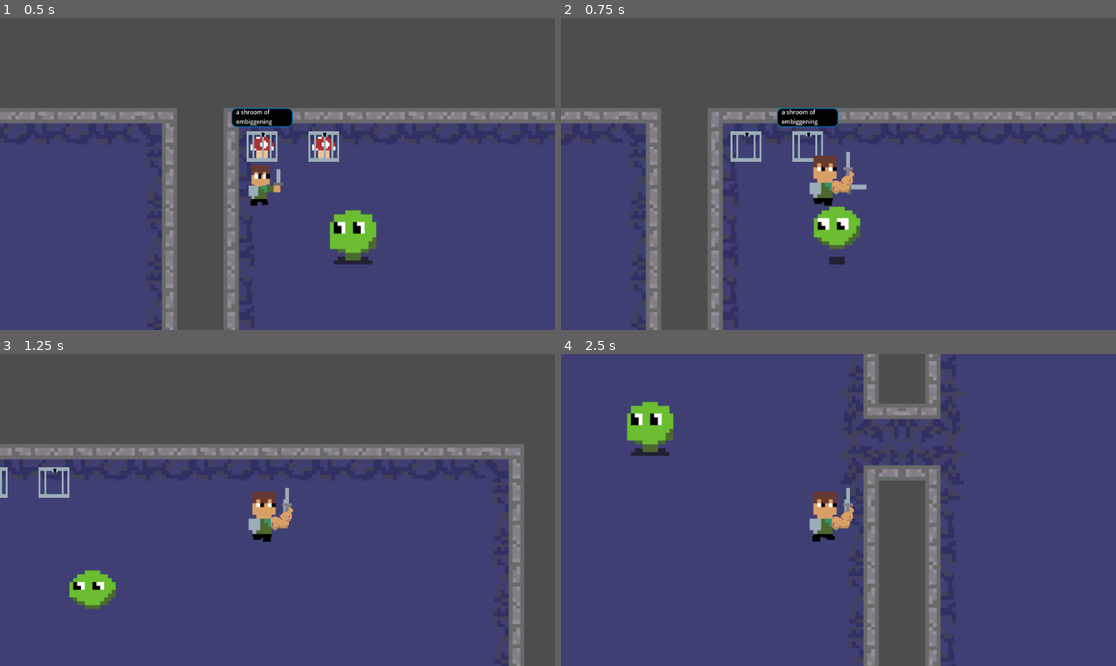
Above: before the commit, frames 1-4 (two rows, left to right).
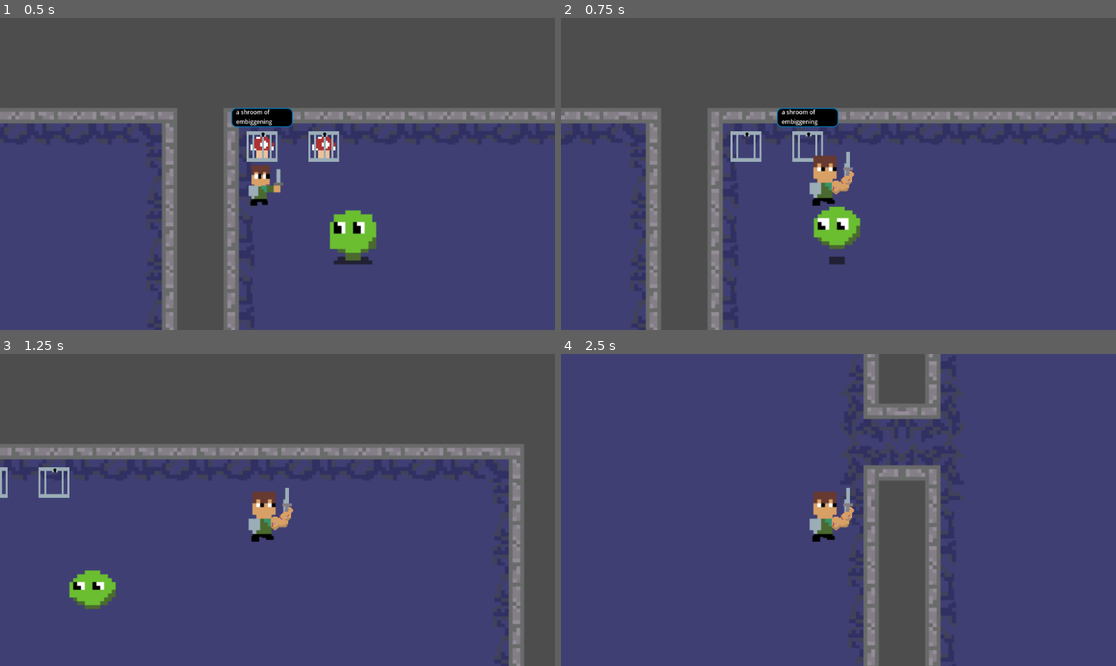
Above: after the commit, the same moments.

Repository: beml201/dungeon_game1
Game: Godot game, scene res://scenes/main.tscn
The game is run twice, just before and just after one commit, with the same random seed, the same clock (stepped at 60 frames per second) and the same inputs.
Inputs (mouse positions are in pixels of both pictures, inside the frame that each line leads up to):
- Up to frame 1 (0.5 s): no input
- Up to frame 2 (0.75 s): move the mouse to (960, 158) at 0.52 s; hold D (right) from 0.53 s (still down); click (960, 158) at 0.6 s
- Up to frame 3 (1.25 s): keep holding D (right)
- Up to frame 4 (2.5 s): move the mouse to (727, 525) at 1.27 s; release D (right) at 1.28 s; hold S (down) 1.28-2.03 s; click (727, 525) at 1.35 s; move the mouse to (894, 441) at 2.02 s; hold D (right) from 2.03 s (still down); click (894, 441) at 2.1 s

Frame 1 is identical in both runs. In frame 2, 0.1% of the frame differs, in the area x 45-56%, y 46-61%; in frame 3, less than 0.1%; in frame 4, 1.2%, in the area x 11-53%, y 15-56%.
Error after the commit: Attempt to call function 'stop' in base 'null instance' on a null instance. (res://scripts/sam.gd:32)

Commit message:
added eye and big arm animations

Diff:
--- a/scenes/sam.tscn
+++ b/scenes/sam.tscn
@@ -121,6 +121,114 @@
 "walking-slash": SubResource("Animation_mc3fb")
 }
 
+[sub_resource type="Animation" id="Animation_47k0u"]
+resource_name = "static"
+length = 0.5
+tracks/0/type = "value"
+tracks/0/imported = false
+tracks/0/enabled = true
+tracks/0/path = NodePath("Arm:frame")
+tracks/0/interp = 1
+tracks/0/loop_wrap = true
+tracks/0/keys = {
+"times": PackedFloat32Array(0, 0.0666667, 0.433333),
+"transitions": PackedFloat32Array(1, 1, 1),
+"update": 1,
+"values": [0, 1, 0]
+}
+
+[sub_resource type="Animation" id="Animation_kfqt2"]
+length = 0.001
+tracks/0/type = "value"
+tracks/0/imported = false
+tracks/0/enabled = true
+tracks/0/path = NodePath("Arm:frame")
+tracks/0/interp = 1
+tracks/0/loop_wrap = true
+tracks/0/keys = {
+"times": PackedFloat32Array(0),
+"transitions": PackedFloat32Array(1),
+"update": 1,
+"values": [0]
+}
+
+[sub_resource type="Animation" id="Animation_syhbe"]
+resource_name = "attack"
+length = 0.3
+tracks/0/type = "value"
+tracks/0/imported = false
+tracks/0/enabled = true
+tracks/0/path = NodePath("Arm:frame")
+tracks/0/interp = 1
+tracks/0/loop_wrap = true
+tracks/0/keys = {
+"times": PackedFloat32Array(0, 0.1, 0.2),
+"transitions": PackedFloat32Array(1, 1, 1),
+"update": 1,
+"values": [0, 2, 3]
+}
+
+[sub_resource type="AnimationLibrary" id="AnimationLibrary_tdy6o"]
+_data = {
+"RESET": SubResource("Animation_kfqt2"),
+"attack": SubResource("Animation_syhbe"),
+"static": SubResource("Animation_47k0u")
+}
+
+[sub_resource type="Animation" id="Animation_ukogc"]
+resource_name = "static"
+length = 0.5
+tracks/0/type = "value"
+tracks/0/imported = false
+tracks/0/enabled = true
+tracks/0/path = NodePath("Eye:frame")
+tracks/0/interp = 1
+tracks/0/loop_wrap = true
+tracks/0/keys = {
+"times": PackedFloat32Array(0, 0.0666667, 0.466667),
+"transitions": PackedFloat32Array(1, 1, 1),
+"update": 1,
+"values": [0, 1, 0]
+}
+
+[sub_resource type="Animation" id="Animation_xlysp"]
+length = 0.001
+tracks/0/type = "value"
+tracks/0/imported = false
+tracks/0/enabled = true
+tracks/0/path = NodePath("Eye:frame")
+tracks/0/interp = 1
+tracks/0/loop_wrap = true
+tracks/0/keys = {
+"times": PackedFloat32Array(0),
+"transitions": PackedFloat32Array(1),
+"update": 1,
+"values": [0]
+}
+
+[sub_resource type="Animation" id="Animation_epbmo"]
+resource_name = "attack"
+length = 0.5
+tracks/0/type = "value"
+tracks/0/imported = false
+tracks/0/enabled = true
+tracks/0/path = NodePath("Eye:frame")
+tracks/0/interp = 1
+tracks/0/loop_wrap = true
+tracks/0/keys = {
+"times": PackedFloat32Array(0, 0.0666667, 0.133333, 0.233333, 0.333333, 0.4, 0.466667),
+"transitions": PackedFloat32Array(1, 1, 1, 1, 1, 1, 1),
+"update": 1,
+"values": [0, 1, 2, 3, 2, 1, 0]
+}
+
+[sub_resource type="AnimationLibrary" id="AnimationLibrary_ngt45"]
+_data = {
+"RESET": SubResource("Animation_xlysp"),
+"attack": SubResource("Animation_epbmo"),
+"static": SubResource("Animation_ukogc")
+}
+
 [sub_resource type="CircleShape2D" id="CircleShape2D_gvhd2"]
 radius = 9.1966
 
@@ -135,13 +243,23 @@
 position = Vector2(0, 1)
 texture = ExtResource("4_q2gbx")
 hframes = 4
-frame = 1
+
+[node name="SamEmbiggened" type="Sprite2D" parent="."]
+visible = false
+texture = ExtResource("6_0dgii")
+hframes = 4
+
+[node name="Eye" type="Sprite2D" parent="."]
+visible = false
+texture = ExtResource("5_u7kex")
+hframes = 4
 
 [node name="Sprite2D" type="Sprite2D" parent="."]
 position = Vector2(0, 1)
 texture = ExtResource("2_fetyd")
 hframes = 4
 frame = 1
+region_rect = Rect2(0.005, 0, 256, 64)
 metadata/_edit_group_ = true
 
 [node name="SwordHit" type="Area2D" parent="Sprite2D"]
@@ -156,9 +274,19 @@
 shape = SubResource("RectangleShape2D_q3lud")
 metadata/_edit_group_ = true
 
-[node name="AnimationPlayer" type="AnimationPlayer" parent="."]
+[node name="Basic_Animations" type="AnimationPlayer" parent="."]
 libraries = {
 "": SubResource("AnimationLibrary_q2h2c")
+}
+
+[node name="Arm_Animations" type="AnimationPlayer" parent="."]
+libraries = {
+"": SubResource("AnimationLibrary_tdy6o")
+}
+
+[node name="Eye_Animations" type="AnimationPlayer" parent="."]
+libraries = {
+"": SubResource("AnimationLibrary_ngt45")
 }
 
 [node name="hit_box" type="Area2D" parent="."]
@@ -179,17 +307,8 @@
 [node name="attack_duration" type="Timer" parent="."]
 wait_time = 0.15
 
-[node name="SamEmbiggened" type="Sprite2D" parent="."]
-visible = false
-texture = ExtResource("6_0dgii")
-hframes = 4
-
-[node name="Eye" type="Sprite2D" parent="."]
-visible = false
-texture = ExtResource("5_u7kex")
-hframes = 4
-
-[connection signal="animation_finished" from="AnimationPlayer" to="." method="_on_animation_player_animation_finished"]
+[connection signal="animation_finished" from="Basic_Animations" to="." method="_on_animation_player_animation_finished"]
+[connection signal="animation_finished" from="Basic_Animations" to="." method="_on_basic_animations_animation_finished"]
 [connection signal="body_entered" from="hit_box" to="." method="_on_hit_box_body_entered"]
 [connection signal="body_exited" from="hit_box" to="." method="_on_hit_box_body_exited"]
 [connection signal="timeout" from="attack_cooldown" to="." method="_on_attack_cooldown_timeout"]
Not shown: 1 places in scenes/sam.tscn that only renumber resources
